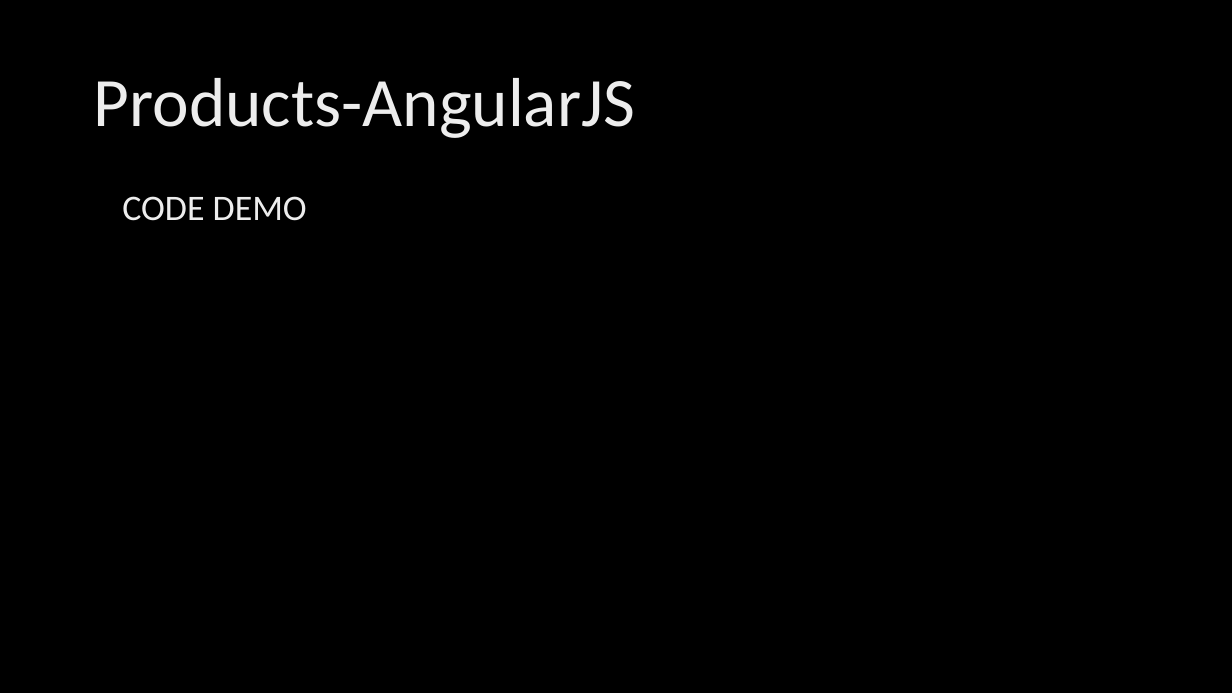
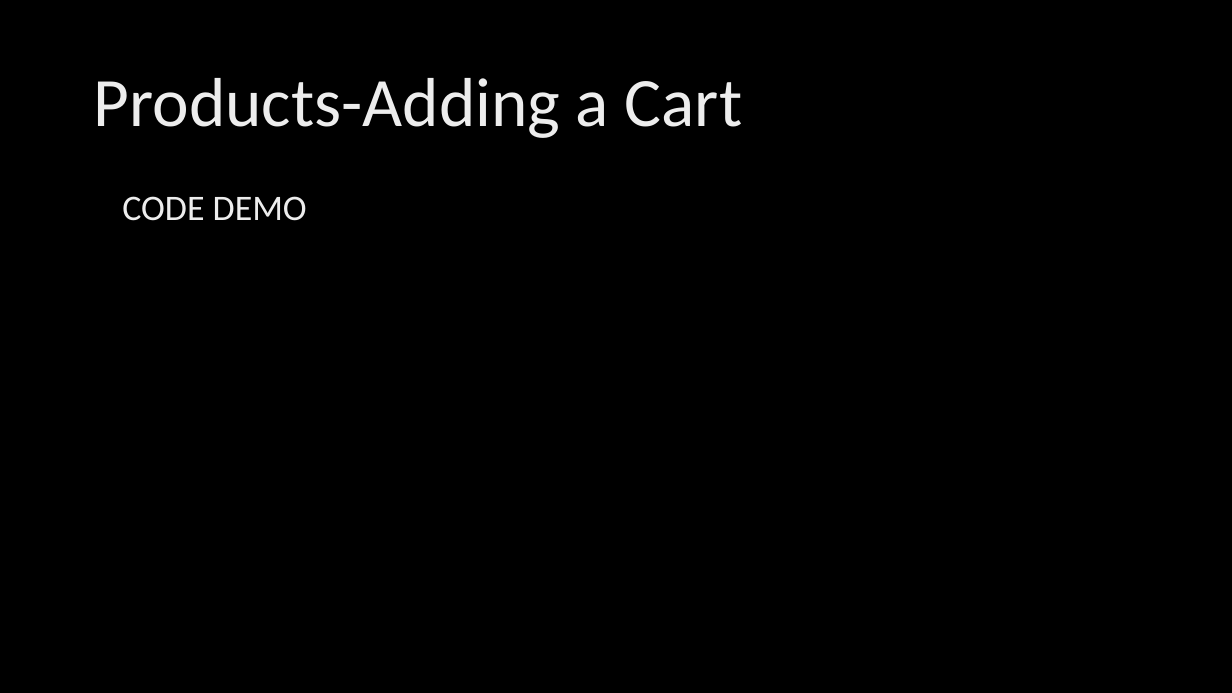
Before and after one commit to ryanlangton/angularjs-mvc, a slide deck: slide 18 of AngularJSdotNet.pptx. Drawn at 1232x693 pixels with LibreOffice and Linux fonts; fonts in the diff are those of the drawing; background and template pictures are left out. Boxes give left, top, right and bottom in pixels: in the first picture for what was removed or moved away, otherwise in the second. Text is boxed around its words. In the diff, an @@ line names an element or a change of style, - is before the commit and + after.

```diff
--- a/AngularJSdotNet.pptx
+++ b/AngularJSdotNet.pptx
@@ title at [94,78,742,138]: text changed @@
-Products-AngularJS
+Products-Adding a Cart
```
Also in this commit, not shown: 6 other slides changed, 39 other files.
